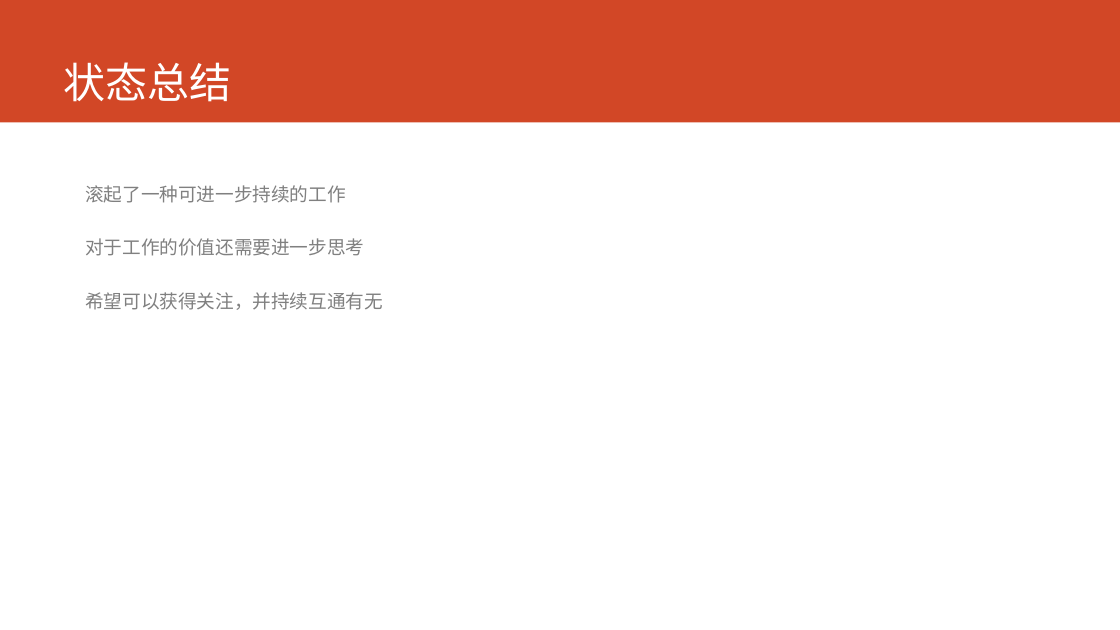
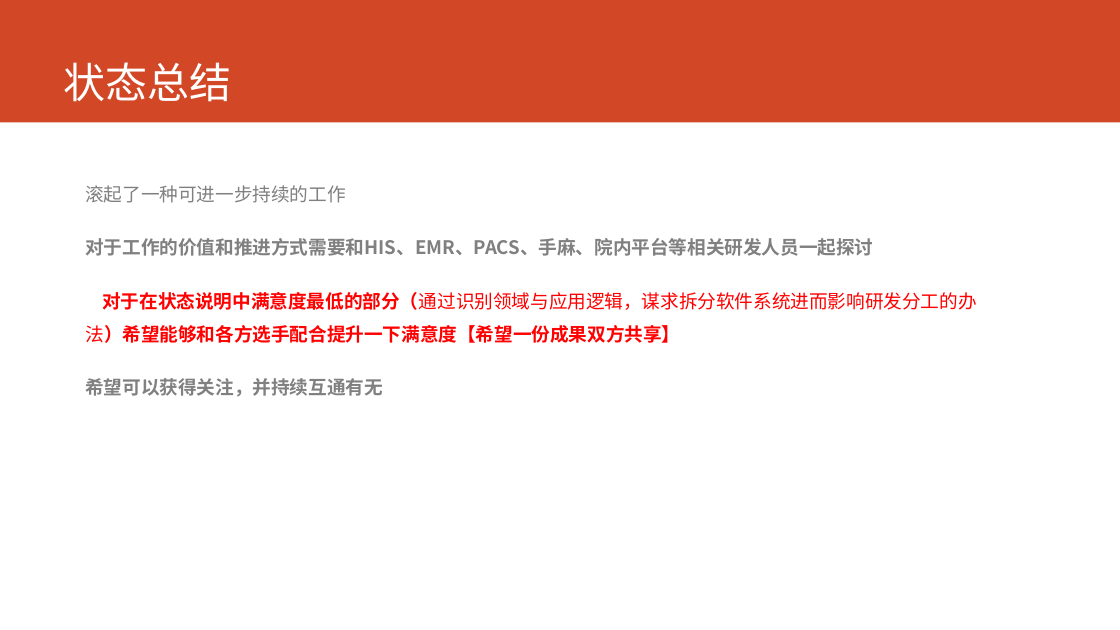
Before and after one commit to AppSecAI-TEST/hospital, a slide deck: slide 8 of doc/状态报告 2017-2-27.pptx. Drawn at 1120x630 pixels with LibreOffice and Linux fonts; fonts in the diff are those of the drawing. Boxes give left, top, right and bottom in pixels: in the first picture for what was removed or moved away, otherwise in the second. Text is boxed around its words. In the diff, an @@ line names an element or a change of style, - is before the commit and + after.

```diff
--- a/doc/状态报告 2017-2-27.pptx
+++ b/doc/状态报告 2017-2-27.pptx
@@ text at bbox=[85, 238, 976, 343]: text changed; text colour #808080 to #FF0000; bold on @@
-对于工作的价值还需要进一步思考
+对于工作的价值和推进方式需要和HIS、EMR、PACS、手麻、院内平台等相关研发人员一起探讨
+对于在状态说明中满意度最低的部分（通过识别领域与应用逻辑，谋求拆分软件系统进而影响研发分工的办法）希望能够和各方选手配合提升一下满意度【希望一份成果双方共享】
@@ text at bbox=[85, 378, 383, 396]: bold on in "希望可以获得关注，并持续互通有无" @@
```
Also in this commit, not shown: 4 other slides changed.
